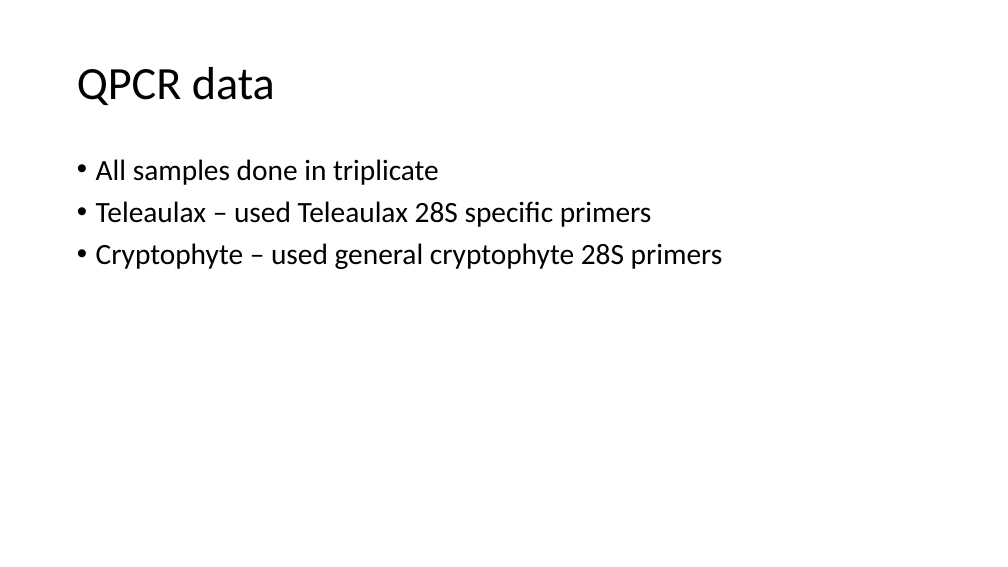
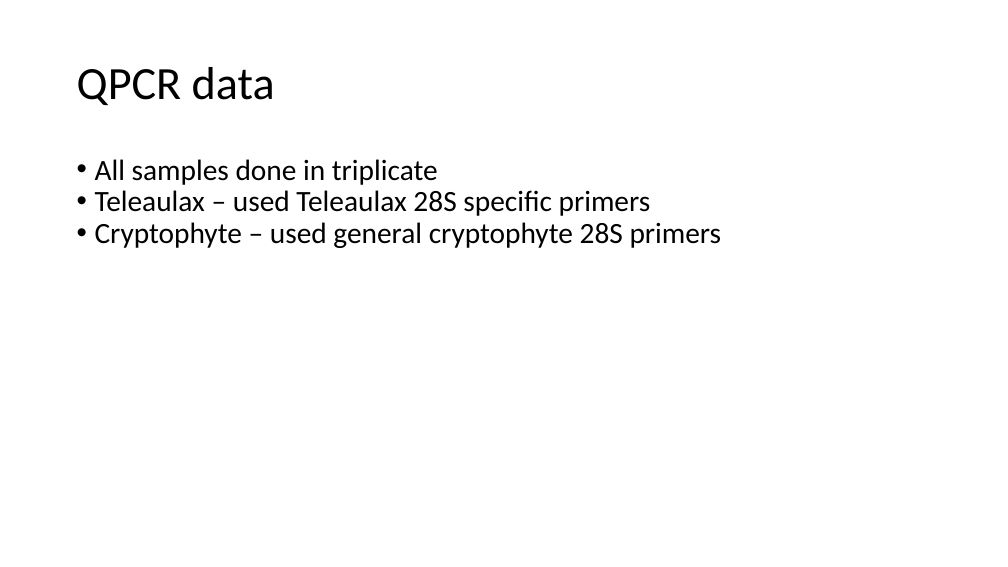
Before and after one commit to mmh1133/CMOP, a slide deck: slide 3 of pics_misc/fall2013 SAT03 data.pptx. Drawn at 1008x567 pixels with LibreOffice and Linux fonts; fonts in the diff are those of the drawing. Boxes give left, top, right and bottom in pixels: in the first picture for what was removed or moved away, otherwise in the second. Text is boxed around its words. In the diff, an @@ line names an element or a change of style, - is before the commit and + after.

```diff
--- a/pics_misc/fall2013 SAT03 data.pptx
+++ b/pics_misc/fall2013 SAT03 data.pptx
@@ text "All samples done in triplicate" at (x1=95, y1=159, x2=722, y2=248): indent changed; less space between paragraphs @@
```
Also in this commit, not shown: 4 other slides changed, 17 other files.
